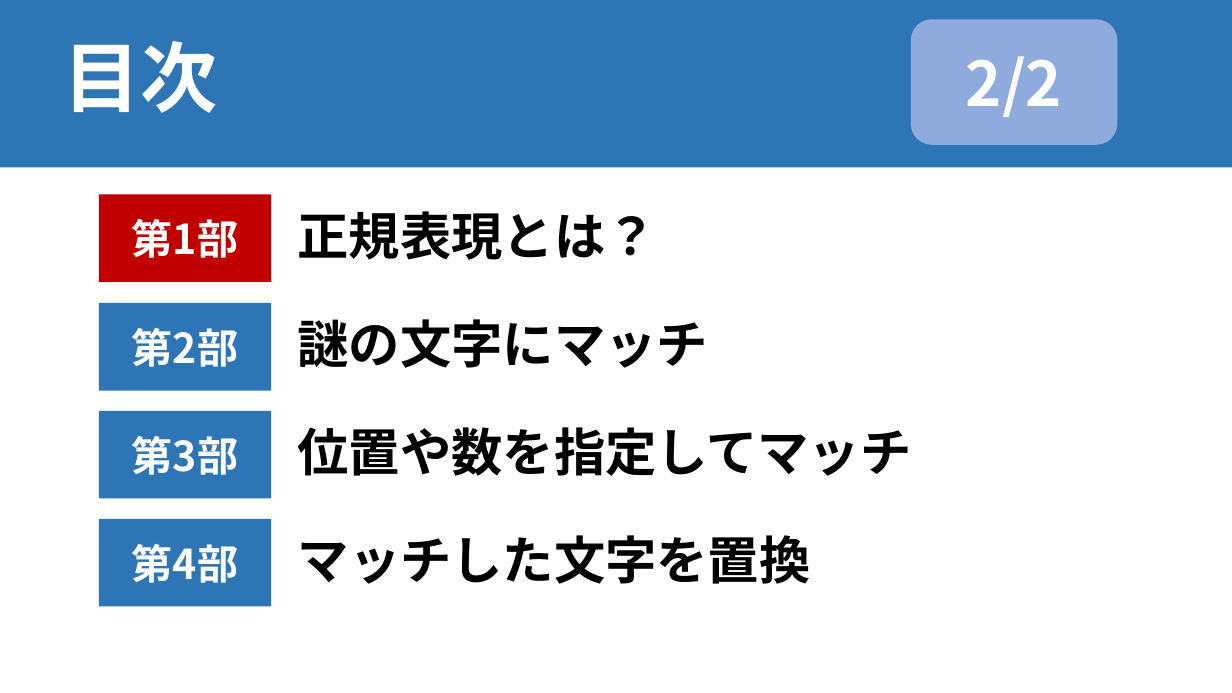
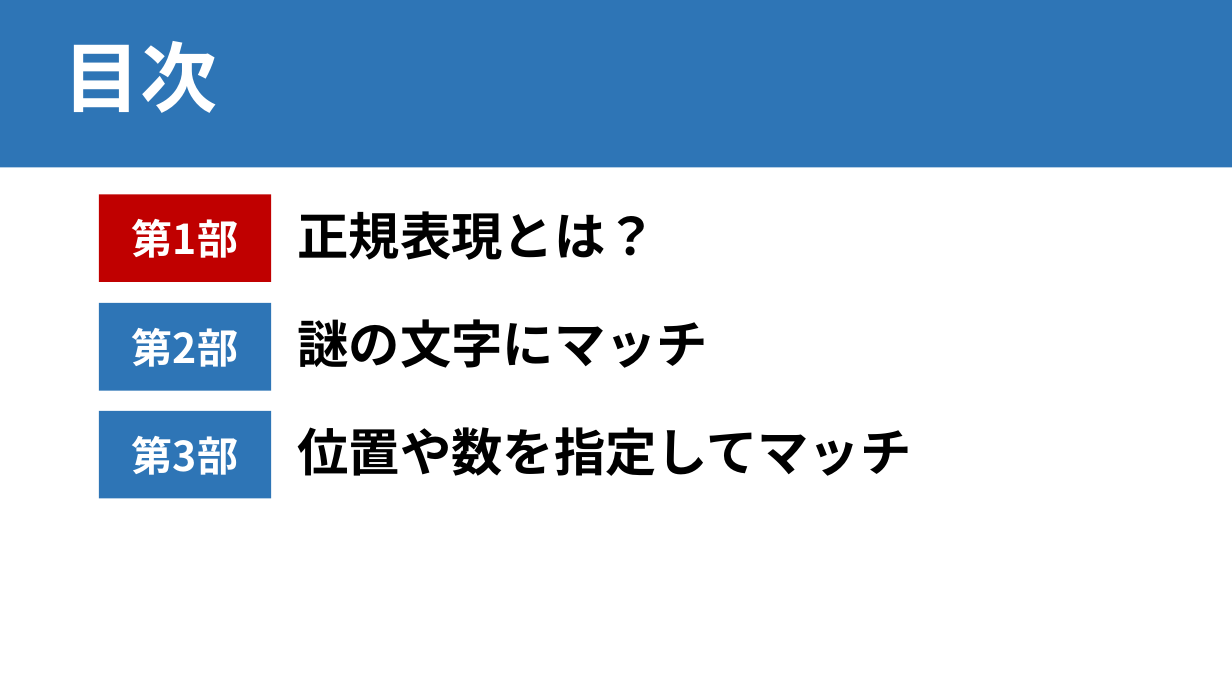
Before and after one commit to mugifusen/NLP100, a slide deck: slide 3 of chap03/正規表現.pptx. Drawn at 1232x693 pixels with LibreOffice and Linux fonts; fonts in the diff are those of the drawing. Boxes give left, top, right and bottom in pixels: in the first picture for what was removed or moved away, otherwise in the second. Text is boxed around its words. In the diff, an @@ line names an element or a change of style, - is before the commit and + after.

```diff
--- a/chap03/正規表現.pptx
+++ b/chap03/正規表現.pptx
@@ rounded rectangle removed at [911, 19, 1117, 145] @@
-2/2
@@ rectangle removed at [99, 519, 271, 607] @@
-第4部
@@ text removed at [298, 535, 811, 584] @@
-マッチした文字を置換
```
Also in this commit, not shown: 33 other slides changed, 24 slides added, 8 slides removed, 1 other file.
